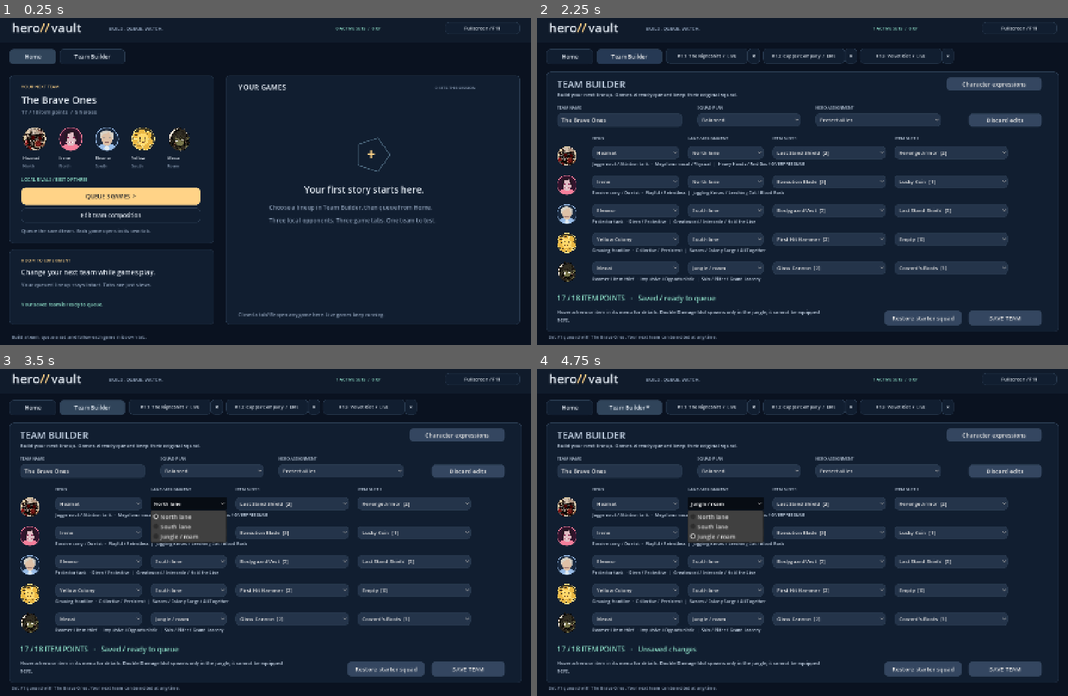
Above: before the commit, frames 1-4 (two rows, left to right).
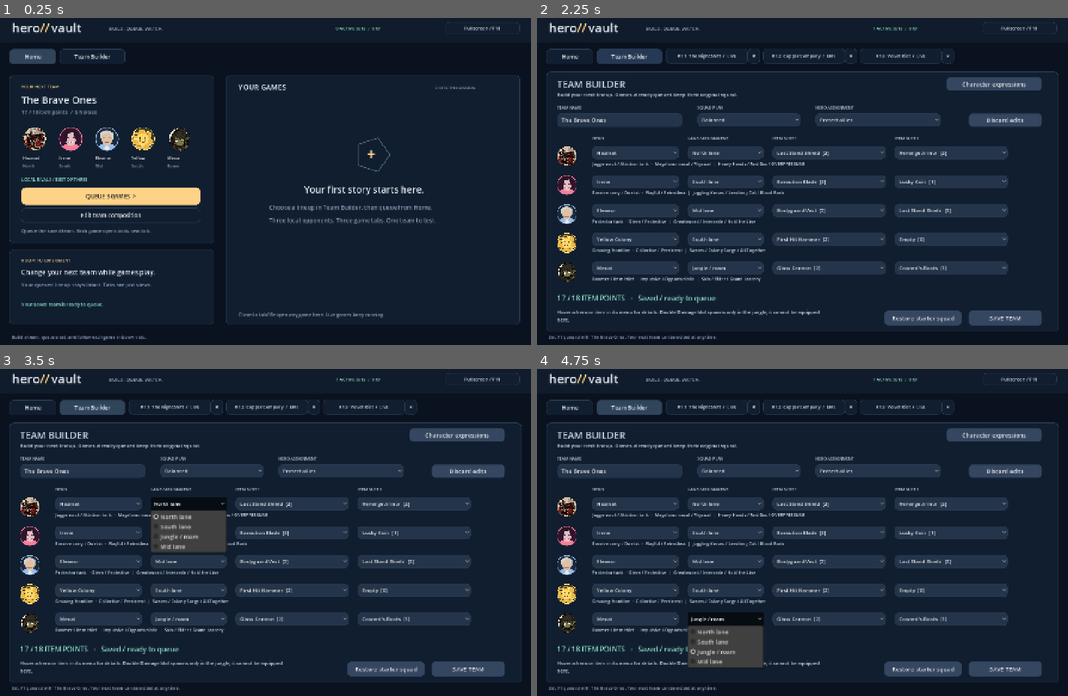
Above: after the commit, the same moments.

Repository: slimefromdq/hero-vault
Game: Godot game, scene res://scenes/main.tscn
The game is run twice, just before and just after one commit, with the same random seed, the same clock (stepped at 60 frames per second) and the same inputs.
Inputs:
- Up to frame 1 (0.25 s): no input
- Up to frame 2 (2.25 s): click "QUEUE 3 GAMES >" at 0.5 s; click "Home" at 1.25 s; click "Team Builder" at 2 s
- Up to frame 3 (3.5 s): click "North lane" at 2.75 s
- Up to frame 4 (4.75 s): click "North lane" at 3.5 s; click "Jungle / roam" at 4.25 s

The runs differ from the first frame. In frame 1, less than 0.1% of the frame differs, in the area x 11-20%, y 44-46%; in frame 2, less than 0.1%; in frame 3, 0.5%; in frame 4, 4.4%, in the area x 13-43%, y 10-92%.

Commit message:
Added a third

Diff:
--- a/scripts/app_shell.gd
+++ b/scripts/app_shell.gd
@@ -1,5 +1,6 @@
 extends Node2D
 ## Persistent navigation shell. Pages own controls; sessions own running games.
+const MapLayout = preload("res://scripts/map_layout.gd")
 const Catalog = preload("res://scripts/catalog.gd")
 const Session = preload("res://scripts/match_session.gd")
 const LoadoutPanel = preload("res://scripts/loadout_panel.gd")
@@ -23,7 +24,7 @@
 var portraits := {}
 var team: Array = Catalog.DEFAULT_TEAM.duplicate()
 var equipment: Array = Catalog.DEFAULT_ITEMS.duplicate(true)
-var lane_orders: Array = [0,0,1,1,2]
+var lane_orders: Array = MapLayout.DEFAULT_ORDERS.duplicate()
 var squad_name := "The Brave Ones"
 var plan := 0
 var assignment := 0
@@ -479,7 +480,7 @@
 		var x := 62+i*98
 		draw_texture_rect(portraits[team[i]],Rect2(x,310,64,64),false)
 		label_at(Catalog.HEROES[team[i]].name.split(" ")[0],Vector2(x,398),12)
-		label_at(["North","South","Roam"][lane_orders[i]],Vector2(x,419),11,MUTED)
+		label_at(["North","South","Roam","Mid"][lane_orders[i]],Vector2(x,419),11,MUTED)
 	label_at("LOCAL RIVALS / BEST OF THREE",Vector2(58,456),12,GREEN)
 	label_at("Queue the saved team. Each game opens in its own tab.",Vector2(58,596),13,MUTED)
 	box(Rect2(26,641,554,204))
@@ -514,7 +515,7 @@
 		draw_texture_rect(expressions.texture(u.portrait, expressions.resolve(u, frame.time, frame.winner)),Rect2(42,y,45,45),false)
 		Expressions.draw_fire(self, Rect2(42,y,45,45), u, frame.time)
 		label_at(u.name.left(21),Vector2(98,y+16),14)
-		label_at("L%d / %s" % [u.level,"KO" if u.hp <= 0 else "North" if u.lane == 0 else "South"],Vector2(98,y+34),11,MUTED)
+		label_at("L%d / %s" % [u.level,"KO" if u.hp <= 0 else MapLayout.LANE_NAMES[u.lane]],Vector2(98,y+34),11,MUTED)
 		bar(Rect2(98,y+44,153,4),u.hp/u.max_hp,BLUE)
 	var hero: Dictionary = frame.units[maxi(0,follow_hero)]
 	label_at(hero.name.to_upper().left(22),Vector2(42,610),19,GOLD)
@@ -598,10 +599,10 @@
 		if saved_team is Array and saved_items is Array and Catalog.validate(saved_team, saved_items) == "":
 			team = saved_team.duplicate()
 			equipment = saved_items.duplicate(true)
-		var saved_orders = value.get("lane_orders", [0, 0, 1, 1, 2])
+		var saved_orders = value.get("lane_orders", MapLayout.DEFAULT_ORDERS.duplicate())
 		if saved_orders is Array and saved_orders.size() == 5:
 			for i in range(5):
-				lane_orders[i] = clampi(int(saved_orders[i]), 0, 2)
+				lane_orders[i] = clampi(int(saved_orders[i]), 0, MapLayout.MID_ORDER)
 		squad_name = str(value.get("squad_name", squad_name)).left(26)
 		plan = clampi(int(value.get("plan", 0)), 0, 2)
 		assignment = clampi(int(value.get("assignment", 0)), 0, 2)
--- a/scripts/battle.gd
+++ b/scripts/battle.gd
@@ -37,8 +37,8 @@
 var overtime := false
 var mirroring := false # Guards Poppet damage mirroring from recursing.
 
-func setup(seed_value: int, team_plan: int, hero_assignment: int, rival: int, team: Array = Catalog.DEFAULT_TEAM, equipment: Array = Catalog.DEFAULT_ITEMS, orders: Array = [0, 0, 1, 1, 2]) -> void:
-	if Catalog.validate(team, equipment) != "" or orders.size() != 5:
+func setup(seed_value: int, team_plan: int, hero_assignment: int, rival: int, team: Array = Catalog.DEFAULT_TEAM, equipment: Array = Catalog.DEFAULT_ITEMS, orders: Array = MapLayout.DEFAULT_ORDERS) -> void:
+	if Catalog.validate(team, equipment) != "" or orders.size() != 5 or orders.any(func(order): return int(order) < 0 or int(order) > MapLayout.MID_ORDER):
 		push_error("Invalid squad or item budget")
 		return
 	if Catalog.validate_definitions() != "":
@@ -54,8 +54,8 @@
 	var loadouts := [equipment, Catalog.enemy_items(rival)]
 	for side in range(2):
 		for slot in range(5):
-			var order: int = int(orders[slot]) if side == 0 else [0, 0, 1, 1, 2][slot]
-			var lane: int = order if order < 2 else 0
+			var order: int = int(orders[slot]) if side == 0 else MapLayout.DEFAULT_ORDERS[slot]
+			var lane: int = MapLayout.order_lane(order)
 			var id: String = lineups[side][slot]
 			var data: Dictionary = Catalog.HEROES[id]
 			var front: bool = data.reach < 130
@@ -67,12 +67,12 @@
 			var strength: float = 1.0 if side == 0 else [0.88, 0.96, 1.0][rival]
 			var u := make_unit(data.name, side, id, pos, data.hp * strength, data.damage * strength, data.reach, lane)
 			u.speed = float(data.speed)
-			u.roamer = order == 2
+			u.roamer = order == MapLayout.ROAM_ORDER
 			u.behavior = Catalog.behavior(id)
 			u.ultimate = Catalog.ULTIMATES.get(id, {}).get("cooldown", 0.0)
 			u.ultimate_cooldown = u.ultimate
 			u.items = loadouts[side][slot].duplicate()
-		for lane in range(2):
+		for lane in range(MapLayout.LANE_COUNT):
 			towers.append({"team": side, "lane": lane, "hp": 1100.0, "max_hp": 1100.0, "pos": MapLayout.TOWERS[side][lane], "cooldown": 0.0, "flash": 0.0})
 	for i in range(MapLayout.CAMPS.size()):
 		camps.append({"pos": MapLayout.CAMPS[i], "name": "Ember Beast" if i == 0 else "Grove Guardian", "kind": "power" if i == 0 else "regen", "hp": 260.0, "max_hp": 260.0, "respawn": 0.0, "cooldown": 0.0, "last_hit": -100.0})
@@ -116,7 +116,7 @@
 
 func spawn_wave() -> void:
 	for team in range(2):
-		for lane in range(2):
+		for lane in range(MapLayout.LANE_COUNT):
 			for index in range(3):
 				var progress := 20.0 if team == 0 else MapLayout.length(lane)-20.0
 				var pos := MapLayout.point_at(lane, progress)
@@ -336,24 +336,32 @@
 	if not u.roamer or u.rotate_cd > 0 or not u.rotation.is_empty() or u.hp/u.max_hp < 0.5:
 		return
 	u.rotate_cd = 30.0-u.behavior.roaming*4.0
-	var other_lane: int = 1 - u.lane
-	var allies := 0
-	var enemies := 0
-	var wounded := false
-	for hero in units:
-		if hero.creep or hero.hp <= 0 or hero.lane != other_lane:
-			continue
-		if hero.team == u.team:
-			allies += 1
-		else:
-			enemies += 1
-			wounded = wounded or hero.hp / hero.max_hp < 0.65
-	# A roamer gives up local farm to reinforce an occupied, vulnerable lane.
-	if enemies > 0 and (wounded or enemies >= allies):
+	var other_lane: int = (u.lane+1)%MapLayout.LANE_COUNT
+	var best_pressure := -INF
+	for lane in range(MapLayout.LANE_COUNT):
+		if lane == u.lane:
+			continue
+		var allies := 0
+		var enemies := 0
+		var wounded := false
+		for hero in units:
+			if hero.creep or hero.hp <= 0 or hero.lane != lane or not hero.rotation.is_empty():
+				continue
+			if hero.team == u.team:
+				allies += 1
+			else:
+				enemies += 1
+				wounded = wounded or hero.hp / hero.max_hp < 0.65
+		if enemies > 0 and (wounded or enemies >= allies):
+			var pressure: float = enemies-allies+(2.0 if wounded else 0.0)
+			if pressure > best_pressure:
+				best_pressure = pressure
+				other_lane = lane
+	if best_pressure > -INF:
 		begin_rotation(u, other_lane)
 		u.rotate_cd = 34.0
 		try_cloak(u, "rotation")
-		log_event("Rotation  -  " + u.name, "Through the jungle toward " + ("north" if other_lane == 0 else "south") + " lane. Available camps provide farm during travel.", "rotate", u.id)
+		log_event("Rotation  -  " + u.name, "Through the jungle toward " + MapLayout.LANE_NAMES[other_lane].to_lower() + " lane. Available camps provide farm during travel.", "rotate", u.id)
 
 	elif camps.any(func(c): return c.hp > 0):
 		begin_rotation(u, other_lane)
@@ -385,7 +393,7 @@
 	u.facing = u.pos.angle_to_point(destination)
 	if u.pos.distance_to(target.pos) > u.reach + 30 or destination != target.pos:
 		u.pos = MapLayout.move_on_lane(u.pos, destination, u.lane, movement_speed(u, destination)*dt)
-		u.intent = "Push " + ("north" if u.lane == 0 else "south") + (" vault approach" if is_vault else " tower")
+		u.intent = "Push " + MapLayout.LANE_NAMES[u.lane].to_lower() + (" vault approach" if is_vault else " tower")
 		return
 	u.intent = "Siege vault" if is_vault else "Siege lane tower"
 	if u.cooldown > 0:
--- a/scripts/battle_view.gd
+++ b/scripts/battle_view.gd
@@ -158,7 +158,22 @@
 	outer.border_color = Color("66716e")
 	outer.set_border_width_all(2)
 	draw_style_box(outer, Rect2(arena_point(MapLayout.BOUNDS.position), MapLayout.BOUNDS.size*0.82))
-	for lane in range(2):
+	# One contiguous jungle, with small trail entrances for autonomous rotations.
+	var jungle := panel_style(Color("153e2c"), 15)
+	jungle.border_color = Color("729b72")
+	jungle.set_border_width_all(3)
+	draw_style_box(jungle, Rect2(arena_point(MapLayout.JUNGLE.position), MapLayout.JUNGLE.size*0.82))
+	for side in range(2):
+		draw_dashed_line(arena_point(MapLayout.ENTRANCES[side]), arena_point(MapLayout.JUNGLE_CENTER), Color("456c43"), 9, 8)
+	for i in range(23):
+		var point := MapLayout.JUNGLE.position+Vector2(15+(i*53)%190, 20+(i*47)%116)
+		if MapLayout.on_lane(point, 2):
+			continue
+		var center := arena_point(point)
+		draw_circle(center+Vector2(2, 4), 12, Color("112e24"))
+		draw_circle(center, 10+(i%3)*2, [Color("286943"), Color("337d4b"), Color("225c3c")][i%3])
+		draw_line(center, center+Vector2(0, 8), Color("4b6441"), 2)
+	for lane in range(MapLayout.LANE_COUNT):
 		var road := PackedVector2Array()
 		for point in MapLayout.path(lane):
 			road.append(arena_point(point))
@@ -172,20 +187,7 @@
 			var tangent := MapLayout.forward(point, lane, 0)
 			var center := arena_point(point)
 			draw_line(center-tangent.orthogonal()*27, center+tangent.orthogonal()*27, Color("475050"), 1)
-	# One contiguous jungle, with small trail entrances for autonomous rotations.
-	var jungle := panel_style(Color("153e2c"), 15)
-	jungle.border_color = Color("729b72")
-	jungle.set_border_width_all(3)
-	draw_style_box(jungle, Rect2(arena_point(MapLayout.JUNGLE.position), MapLayout.JUNGLE.size*0.82))
-	for side in range(2):
-		draw_dashed_line(arena_point(MapLayout.ENTRANCES[side]), arena_point(MapLayout.JUNGLE_CENTER), Color("456c43"), 9, 8)
-	for i in range(23):
-		var point := MapLayout.JUNGLE.position+Vector2(15+(i*53)%190, 20+(i*47)%116)
-		var center := arena_point(point)
-		draw_circle(center+Vector2(2, 4), 12, Color("112e24"))
-		draw_circle(center, 10+(i%3)*2, [Color("286943"), Color("337d4b"), Color("225c3c")][i%3])
-		draw_line(center, center+Vector2(0, 8), Color("4b6441"), 2)
-	label_at("JUNGLE", arena_point(Vector2(457, 258)), 14, Color("cef0af"))
+	label_at("MID LANE", arena_point(Vector2(535, 235)), 10, GOLD)
 	label_at("NORTH / WEST LANE", arena_point(Vector2(335, 35)), 10, MUTED)
 	label_at("SOUTH / EAST LANE", arena_point(Vector2(520, 474)), 10, MUTED)
 	# Side landmarks echo the sketch without adding combat objects.
--- a/scripts/hero_kits.gd
+++ b/scripts/hero_kits.gd
@@ -353,9 +353,7 @@
 	if t < 1.0:
 		return
 	# Land in whichever lane is closer; the jungle counts as "somewhere unhelpful".
-	var north: Dictionary = MapLayout.project(flight.to, 0)
-	var south: Dictionary = MapLayout.project(flight.to, 1)
-	u.lane = 0 if north.distance <= south.distance else 1
+	u.lane = MapLayout.nearest_lane(flight.to)
 	u.pos = MapLayout.constrain(flight.to, u.lane)
 	u.flight = {}
 	var travel: float = minf(flight.distance, 600.0)
--- a/scripts/loadout_panel.gd
+++ b/scripts/loadout_panel.gd
@@ -1,4 +1,5 @@
 extends Control
+const MapLayout = preload("res://scripts/map_layout.gd")
 const Catalog = preload("res://scripts/catalog.gd")
 var host: Node2D
 var team: Array = []
@@ -69,9 +70,10 @@
 			update_view())
 		hero_choices.append(hero)
 		var order := choice(Vector2(409, y), 205)
-		for label in ["North lane", "South lane", "Jungle / roam"]:
+		for label in ["North lane", "South lane", "Jungle / roam", "Mid lane"]:
 			order.add_item(label)
 		order.get_popup().set_item_tooltip(2, "Clear neutral camps for XP and temporary boosts while rotating between lanes. Wounded heroes abandon camps.")
+		order.get_popup().set_item_tooltip(3, "The shorter diagonal route between vaults. Earlier wave contact, with a tower guarding each end.")
 		order.item_selected.connect(func(index): orders[slot] = index; update_view())
 		order_choices.append(order)
 		var row_items := []
@@ -97,7 +99,7 @@
 	make_button("Restore starter squad", Vector2(942, 656), Vector2(210, 42), func():
 		team = Catalog.DEFAULT_TEAM.duplicate()
 		gear = Catalog.DEFAULT_ITEMS.duplicate(true)
-		orders = [0, 0, 1, 1, 2]
+		orders = MapLayout.DEFAULT_ORDERS.duplicate()
 		update_view())
 	hide()
 
--- a/scripts/map_layout.gd
+++ b/scripts/map_layout.gd
@@ -3,17 +3,34 @@
 const BASES := [Vector2(745, 80), Vector2(255, 420)]
 const NORTH := [Vector2(745, 80), Vector2(255, 80), Vector2(255, 420)]
 const SOUTH := [Vector2(745, 80), Vector2(745, 420), Vector2(255, 420)]
+const MID := [Vector2(745, 80), Vector2(500, 250), Vector2(255, 420)]
+const LANE_COUNT := 3
+const LANE_NAMES := ["North", "South", "Mid"]
+# Assignment 2 remains roaming for compatibility with saved squads.
+const ROAM_ORDER := 2
+const MID_ORDER := 3
+const DEFAULT_ORDERS := [0, 1, 3, 1, 2]
 const JUNGLE := Rect2(388, 170, 224, 160)
-const ENTRANCES := [Vector2(444, 80), Vector2(556, 420)]
+const ENTRANCES := [Vector2(444, 80), Vector2(556, 420), Vector2(500, 250)]
 const JUNGLE_CENTER := Vector2(500, 250)
-const TOWERS := [[Vector2(535, 80), Vector2(745, 240)], [Vector2(255, 260), Vector2(465, 420)]]
-const CAMPS := [Vector2(444, 225), Vector2(556, 275)]
+const TOWERS := [[Vector2(535, 80), Vector2(745, 240), Vector2(615, 170)], [Vector2(255, 260), Vector2(465, 420), Vector2(385, 330)]]
+const CAMPS := [Vector2(444, 190), Vector2(556, 310)]
 const ROAD_HALF_WIDTH := 44.0
 const BOUNDS := Rect2(180, 20, 640, 460)
 const HERO_RADIUS := 17.0
 
 static func path(lane: int) -> Array:
-	return NORTH if lane == 0 else SOUTH
+	return [NORTH, SOUTH, MID][lane]
+
+static func order_lane(order: int) -> int:
+	return 2 if order == MID_ORDER else 0 if order == ROAM_ORDER else order
+
+static func nearest_lane(point: Vector2) -> int:
+	var best := 0
+	for lane in range(1, LANE_COUNT):
+		if project(point, lane).distance < project(point, best).distance:
+			best = lane
+	return best
 
 static func length(lane: int) -> float:
 	var points := path(lane)
--- a/tests/duel_test.gd
+++ b/tests/duel_test.gd
@@ -10,6 +10,8 @@
 	b.setup(47, 0, 0, 0)
 	var u: Dictionary = b.units[1]
 	var enemy: Dictionary = b.units[5]
+	u.lane = 0
+	enemy.lane = 0
 	u.pos = Vector2(600, 80)
 	enemy.pos = Vector2(440, 80)
 	var start: Vector2 = u.pos
--- a/tests/map_test.gd
+++ b/tests/map_test.gd
@@ -10,8 +10,8 @@
 
 func _init() -> void:
 	check(Map.BASES[0].x > Map.BASES[1].x and Map.BASES[0].y < Map.BASES[1].y, "Blue northeast, red southwest")
-	check(Map.length(0) == Map.length(1), "Both lanes have equal travel length")
-	for lane in range(2):
+	check(Map.length(0) == Map.length(1), "Outer lanes have equal travel length")
+	for lane in range(Map.LANE_COUNT):
 		for side in range(2):
 			var position: Vector2 = Map.BASES[side]
 			var corner_seen := false
@@ -19,21 +19,46 @@
 			for step in range(1200):
 				position = Map.move_on_lane(position, Map.BASES[1-side], lane, 2.5)
 				corner_seen = corner_seen or position.distance_to(Map.path(lane)[1]) < 3
-				stayed_on_road = stayed_on_road and Map.on_lane(position, lane) and not Map.JUNGLE.has_point(position)
-			check(corner_seen and stayed_on_road, "Lane traffic rounds its outer corner without cutting the jungle")
+				stayed_on_road = stayed_on_road and Map.on_lane(position, lane) and (lane == 2 or not Map.JUNGLE.has_point(position))
+			check(corner_seen and stayed_on_road, "Lane traffic follows its route through the midpoint")
 			check(position.distance_to(Map.BASES[1-side]) < 1, "Lane traffic reaches the opposing base")
 			check(Map.on_lane(Map.TOWERS[side][lane], lane), "Tower sits on its assigned lane")
 	var battle = Battle.new()
 	battle.setup(47, 0, 0, 0)
-	check(battle.towers.size() == 4, "Exactly four towers")
-	var roamer: Dictionary = battle.units[4]
-	battle.begin_rotation(roamer, 1)
-	var visited_jungle := false
-	for step in range(2000):
-		battle.step()
-		visited_jungle = visited_jungle or Map.JUNGLE.has_point(roamer.pos)
-		if roamer.rotation.is_empty():
-			break
-	check(visited_jungle and roamer.rotation.is_empty() and Map.on_lane(roamer.pos, 1), "Roamer crosses jungle and arrives in the other lane")
+	check(battle.towers.size() == 6, "Exactly six towers")
+	check(Map.length(2) < Map.length(0), "Mid lane is the shorter vault approach")
+	check(battle.units[2].lane == 2 and not battle.units[2].roamer, "Default squad deploys a dedicated mid hero")
+	check(battle.units[4].roamer, "Saved assignment 2 remains jungle roaming")
+	battle.spawn_wave()
+	for lane in range(Map.LANE_COUNT):
+		check(battle.units.filter(func(u): return u.creep and u.lane == lane).size() == 6, "Each lane receives both creep waves")
+	for destination in [1, 2, 0]:
+		var roamer: Dictionary = battle.units[4]
+		battle.begin_rotation(roamer, destination)
+		var visited_jungle := false
+		for step in range(2000):
+			battle.step()
+			visited_jungle = visited_jungle or Map.JUNGLE.has_point(roamer.pos)
+			if roamer.rotation.is_empty():
+				break
+		check(visited_jungle and roamer.rotation.is_empty() and Map.on_lane(roamer.pos, destination), "Roamer crosses jungle to each lane")
+	check(Map.nearest_lane(Vector2(500, 250)) == 2, "FULL SEND can select mid on landing")
+	var pressure = Battle.new()
+	pressure.setup(48, 0, 0, 0)
+	var scout: Dictionary = pressure.units[4]
+	for hero in pressure.units:
+		hero.lane = 0
+	pressure.units[5].lane = 2
+	pressure.units[5].hp = pressure.units[5].max_hp*0.4
+	scout.rotate_cd = 0
+	pressure.consider_rotation(scout)
+	check(scout.lane == 2 and not scout.rotation.is_empty(), "Roamer responds to a vulnerable opponent in mid")
+	var mid_hero: Dictionary = pressure.units[2]
+	mid_hero.lane = 2
+	check(pressure.objective(mid_hero).pos == Map.TOWERS[1][2], "Mid attacks its own opposing tower")
+	var crash: Dictionary = pressure.make_unit("Crash Test", 0, "crash_test", Map.BASES[0], 800, 50, 65, 0)
+	crash.flight = {"from": crash.pos, "to": Map.JUNGLE_CENTER, "time": 0.0, "total": 1.0, "distance": 300.0, "target": -1}
+	pressure.Kits.update_flight(pressure, crash, 1.0)
+	check(crash.flight.is_empty() and crash.lane == 2 and crash.pos == Map.JUNGLE_CENTER, "FULL SEND actually lands on mid")
 	print("MAP PASS" if failures == 0 else "MAP FAIL: %d" % failures)
 	quit(1 if failures else 0)
--- a/tests/navigation_test.gd
+++ b/tests/navigation_test.gd
@@ -28,14 +28,16 @@
 	check(builder.draft_name.text == "Tab Test Squad","Draft survives tab switches")
 	builder.gear = scene.Catalog.DEFAULT_ITEMS.duplicate(true)
 	builder.team = scene.Catalog.DEFAULT_TEAM.duplicate()
-	builder.orders = [0,0,1,1,2]
+	builder.orders = [0,0,3,1,2]
 	builder.apply()
+	check(scene.lane_orders[2] == 3 and builder.order_choices[2].selected == 3, "Mid assignment is selectable and saved")
 	check(scene.page == "team" and not builder.is_dirty(),"Saving stays on Team Builder")
 	scene.show_page("home")
 	scene.launch_button.pressed.emit()
 	check(scene.sessions.size() == 1 and scene.open_tabs.size() == 3,"Queue opens three dedicated game tabs")
 	check(scene.page == "game" and scene.game_layer.visible and not builder.visible and not scene.home_layer.visible,"Game view excludes editing and queue controls")
 	var first = scene.sessions[0]
+	check(first.battles[0].units[2].lane == 2 and not first.battles[0].units[2].roamer, "Queued game honors mid assignment")
 	var frozen_lineup: Array = first.lineup.duplicate()
 	var frozen_equipment: Array = first.equipment.duplicate(true)
 	scene.set_focus(1)
--- a/tests/rework_test.gd
+++ b/tests/rework_test.gd
@@ -14,6 +14,8 @@
 		u.armor = 0
 		u.resolve = 0
 		u.pos = Vector2(500,80)
+		u.lane = 0
+		u.home_lane = 0
 	return b
 func _init() -> void:
 	check(Catalog.validate_definitions() == "", "Roster definitions validate")
Not shown, changed: AGENTS.md
Not shown, changed: README.md
Not shown, changed: docs/DESIGN.md
Not shown, changed: systems.md
